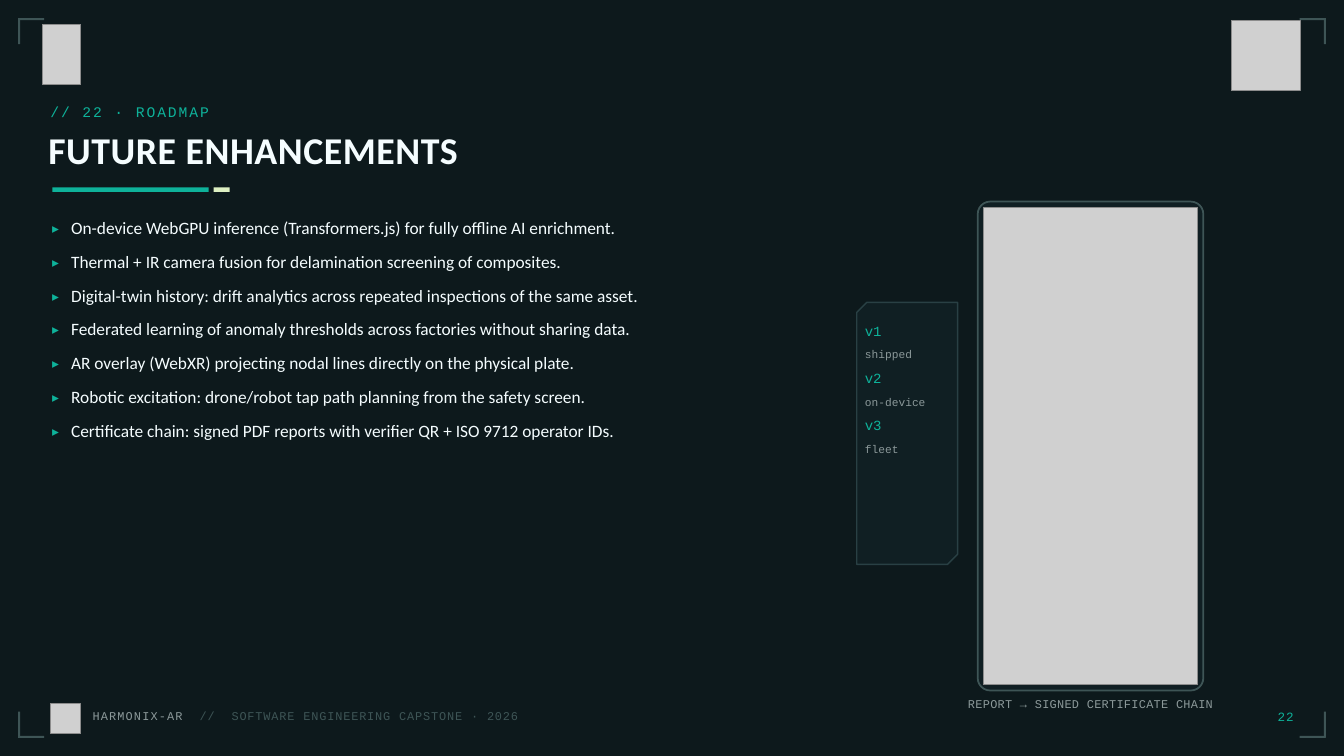
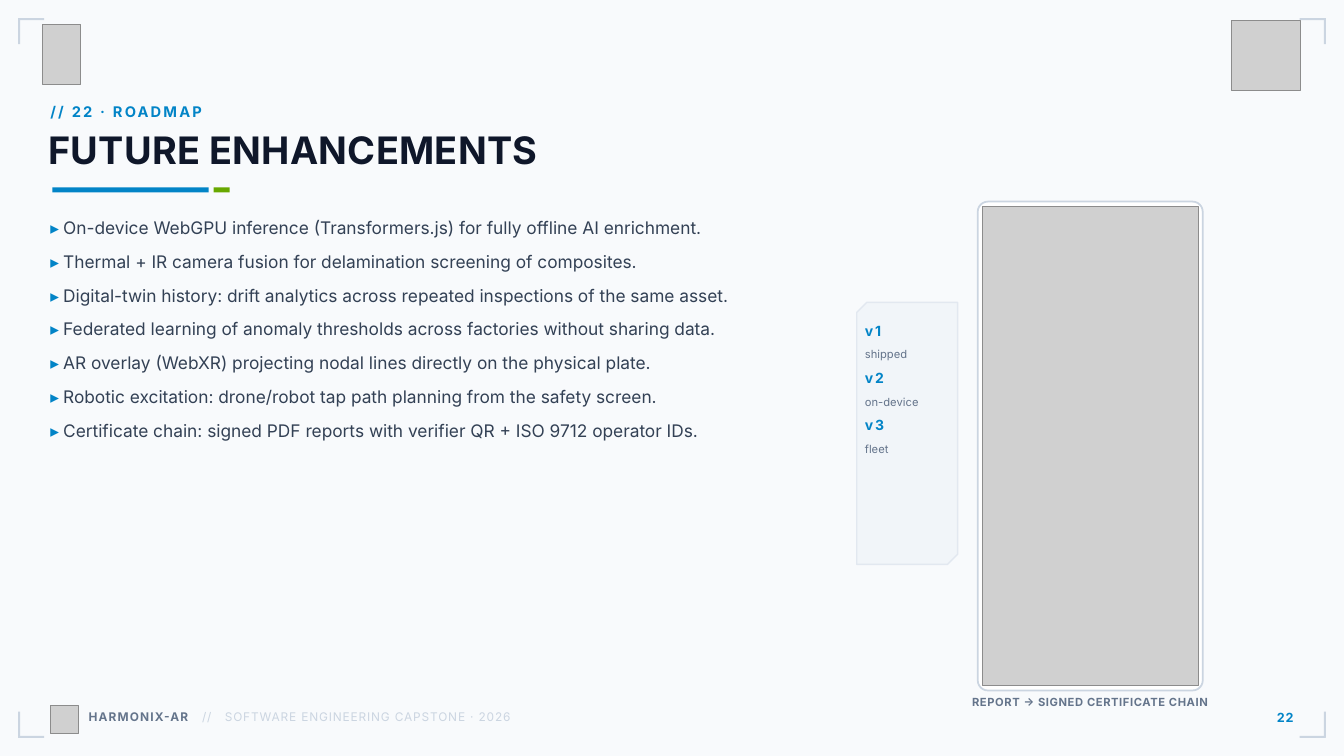
Before and after one commit to nandhish3004/Harmonix-AI, a slide deck: slide 23 of HARMONIX-AR_Capstone_Deck.pptx. Drawn at 1344x756 pixels with LibreOffice and Linux fonts; fonts in the diff are those of the drawing; grey boxes stand for pictures; background and template pictures are left out. Boxes give left, top, right and bottom in pixels: in the first picture for what was removed or moved away, otherwise in the second. Text is boxed around its words. In the diff, an @@ line names an element or a change of style, - is before the commit and + after.

Commit message:
docs: capstone deck v2 — real app UI screenshots (headless build) + current light engineering theme + reference-exact title slide

```diff
--- a/HARMONIX-AR_Capstone_Deck.pptx
+++ b/HARMONIX-AR_Capstone_Deck.pptx
@@ background #0D191C to picture (left out) @@
@@ text "// 22 · ROADMAP" at bbox=[50, 103, 1008, 133]: font Courier New to Inter, text colour #0EB29A to #0284C7, letter spacing 1.4 to 1.6 pt, bold on @@
@@ text "FUTURE ENHANCEMENTS" at bbox=[48, 136, 538, 165]: font Calibri to Inter, text colour #F5FDFF to #0F172A, letter spacing 0.4 to 0.2 pt @@
@@ rectangle at bbox=[52, 188, 209, 193]: fill #0EB29A to #0284C7 @@
@@ rectangle at bbox=[214, 188, 230, 193]: fill #DDF0C2 to #68A800 @@
@@ rounded rectangle at bbox=[978, 202, 1203, 691]: fill #101F23 to #FFFFFF; outline #3E5556 1.25 pt to #CBD5E1 1.25 pt; proportions changed @@
@@ text "▸ On-device WebGPU inference (Transformers.js) ..." at bbox=[63, 220, 728, 441]: font Courier New to Inter, text colour #0EB29A to #0284C7 in "▸", "▸", "▸", "▸" and 3 more places; font Calibri to Inter, text colour #F5FDFF to #334155 @@
@@ freeform shape at bbox=[857, 302, 958, 565]: fill #101F23 to #F1F5F9; outline #294044 1 pt to #E2E8F0 1 pt @@
@@ text "v1" at bbox=[865, 325, 919, 453]: font Courier New to Inter; text colour #0EB29A to #0284C7, letter spacing 0 to 1.4 pt, bold on in "v1", "v2", "v3"; text colour #8C999A to #64748B in "shipped", "on-device", "fleet" @@
@@ text "HARMONIX-AR // SOFTWARE ENGINEERING CAPSTONE ..." at bbox=[89, 712, 511, 721]: font Courier New to Inter; text colour #8C999A to #64748B, bold on in "HARMONIX-AR"; text colour #3E5556 to #CBD5E1 in "// SOFTWARE ENGINEERING CAPSTONE · 2026" @@
@@ text "REPORT → SIGNED CERTIFICATE CHAIN" at bbox=[972, 698, 1208, 706]: size 8.5 to 8 pt, font Courier New to Inter, text colour #8C999A to #64748B, letter spacing 0.2 to 0.4 pt, bold on @@
@@ text "22" at bbox=[1277, 712, 1294, 722]: font Courier New to Inter, text colour #0EB29A to #0284C7, bold on @@
@@ fill #3E5556 to #CBD5E1 in 8 elements at bbox=[18, 18, 20, 44], bbox=[18, 18, 44, 20], bbox=[1324, 18, 1326, 44], bbox=[1300, 18, 1326, 20], bbox=[18, 712, 20, 738], bbox=[18, 736, 44, 738], bbox=[1324, 712, 1326, 738], bbox=[1300, 736, 1326, 738] @@
```
Also in this commit, not shown: 23 other slides changed, 2 slides added, 2 slides removed, 2 other files.
